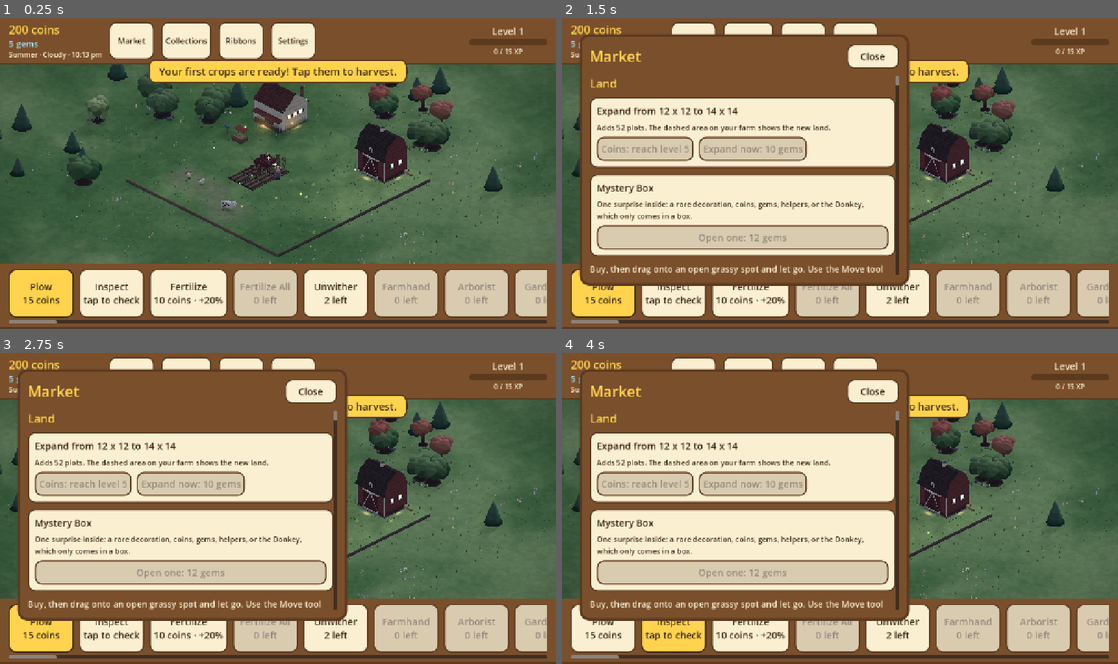
Above: before the commit, frames 1-4 (two rows, left to right).
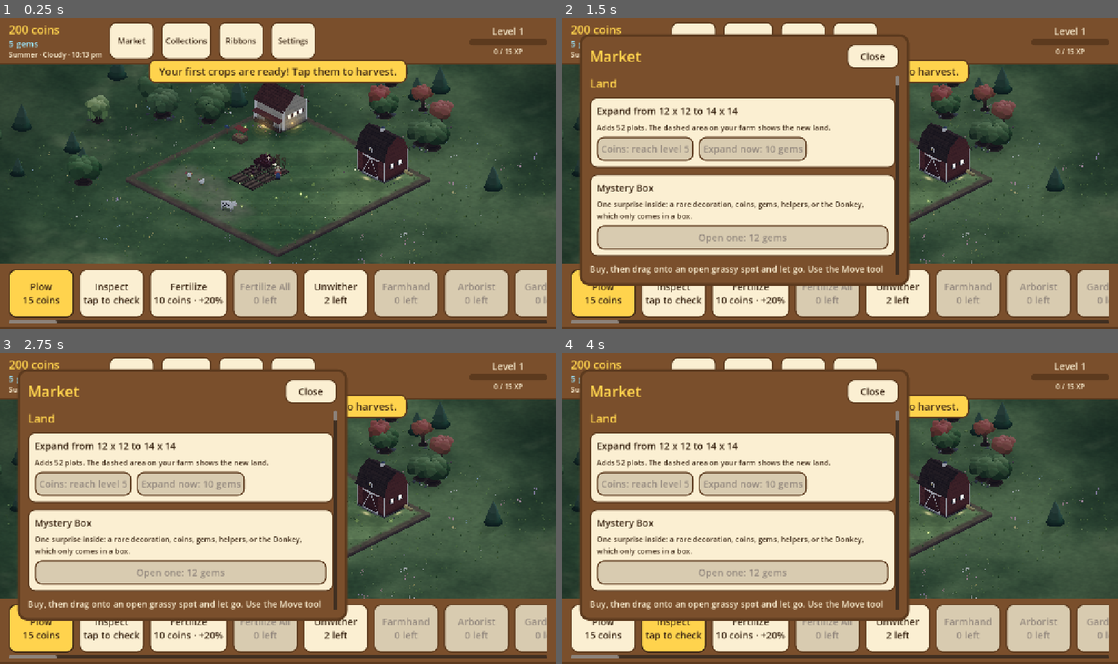
Above: after the commit, the same moments.

Repository: aniket-patra-1998/farm-game
Game: Godot game, scene res://scenes/main.tscn
The game is run twice, just before and just after one commit, with the same random seed, the same clock (stepped at 60 frames per second) and the same inputs.
Inputs:
- Up to frame 1 (0.25 s): no input
- Up to frame 2 (1.5 s): click "Market" at 0.5 s; click "Collections" at 1.25 s
- Up to frame 3 (2.75 s): click "Ribbons" at 2 s
- Up to frame 4 (4 s): click "Plow 15 coins" at 2.75 s; click "Inspect tap to check" at 3.5 s

The runs differ from the first frame. In frame 1, 22% of the frame differs, in the area x 0-100%, y 14-80%; in frame 2, 13%; in frame 3, 13%; in frame 4, 13%.

Commit message:
Land: deeper wild meadow, mown farm lawn with an earth edge, calmer saturation; plants get depth shading and a soft rim light
Co-Authored-By: Claude Sonnet 5.5 <noreply@anthropic.com>
Claude-Session: https://claude.ai/code/session_014fNSr1LTa4ZmUtF6K6voar

Diff:
--- a/scripts/world3d/farm_3d.gd
+++ b/scripts/world3d/farm_3d.gd
@@ -168,7 +168,7 @@
 	# Shade is lit by the sky, but mostly warm-neutral bounce light off the grass and earth.
 	environment.ambient_light_color = Color(0.86, 0.88, 0.84).lerp(top, 0.25).lerp(Color(0.75, 0.78, 0.82), cover * 0.5)
 	environment.ambient_light_energy = lerpf(0.4, 0.34, dark) * (1.0 - dim * 0.4)
-	environment.adjustment_saturation = lerpf(1.22, 0.9, dark) * (1.0 - float(weather.get("desat", 0.0)))
+	environment.adjustment_saturation = lerpf(1.1, 0.9, dark) * (1.0 - float(weather.get("desat", 0.0)))
 	var fog := float(weather.get("fog", 0.0))
 	environment.fog_enabled = fog > 0.01
 	environment.fog_light_color = horizon.lerp(Color(0.85, 0.88, 0.9), 0.6)
--- a/scripts/world3d/ground_3d.gd
+++ b/scripts/world3d/ground_3d.gd
@@ -56,7 +56,9 @@
 	var meadow_grass := grass.duplicate() as ShaderMaterial
 	meadow_grass.set_shader_parameter("checker", 0.0)
 	meadow_grass.set_shader_parameter("dryness", 0.32)
-	meadow_grass.set_shader_parameter("grass_light", Color(0.52, 0.72, 0.30))
+	meadow_grass.set_shader_parameter("patchy", 0.5)
+	meadow_grass.set_shader_parameter("grass_light", Color(0.43, 0.60, 0.25))
+	meadow_grass.set_shader_parameter("grass_dark", Color(0.25, 0.41, 0.16))
 	_meadow = MeshInstance3D.new()
 	var plane := PlaneMesh.new()
 	_meadow.mesh = plane
@@ -97,6 +99,7 @@
 		_meadow.position = Vector3(n / 2.0, -SLAB, n / 2.0)
 		_meadow_tufts = PackedFloat32Array()
 		_scatter_flowers(n)  # flowers grow only off the farm, so only its size moves them
+	_grass[0].set_shader_parameter("farm_n", float(n))
 	_paint_shade(n)
 	_scatter_tufts(n)
 
--- a/shaders/crop3d.gdshader
+++ b/shaders/crop3d.gdshader
@@ -7,9 +7,11 @@
 global uniform float wind;  // the weather's wind, set once for everything (Farm3D)
 
 varying vec4 produce;
+varying float up;   // how far up the plant this point is, 0 at the soil
 
 void vertex() {
 	produce = INSTANCE_CUSTOM;
+	up = clamp(VERTEX.y / 0.35, 0.0, 1.0);
 	vec3 root = (MODEL_MATRIX * vec4(0.0, 0.0, 0.0, 1.0)).xyz;
 	float beat = TIME * 1.9 + root.x * 1.3 + root.z * 0.9;
 	float bend = VERTEX.y * VERTEX.y * 3.0 * (0.4 + wind);
@@ -21,7 +23,11 @@
 	vec3 leaf = COLOR.rgb;
 	vec3 fruit = produce.rgb * (0.55 + 0.6 * COLOR.r);
 	float is_produce = 1.0 - step(0.5, COLOR.a);
-	ALBEDO = mix(leaf, fruit, is_produce);
+	// Darker at the soil, sunlit at the tips: depth and form on a plant that is a few triangles.
+	float lit = mix(0.72, 1.12, up);
+	ALBEDO = mix(leaf, fruit, is_produce) * lit;
+	RIM = 0.1;
+	RIM_TINT = 0.9;
 	ROUGHNESS = mix(0.85, 0.45, is_produce);
 	SPECULAR = mix(0.1, 0.35, is_produce);
 	BACKLIGHT = vec3(0.2, 0.3, 0.08) * (1.0 - is_produce);
--- a/shaders/ground3d.gdshader
+++ b/shaders/ground3d.gdshader
@@ -4,11 +4,17 @@
 // farm (FarmVille's grid you could read without lines), and a sunlit warmth. All procedural, in world
 // space, so it never stretches or repeats visibly.
 
-uniform vec3 grass_light : source_color = vec3(0.56, 0.78, 0.30);
-uniform vec3 grass_dark : source_color = vec3(0.33, 0.58, 0.20);
+uniform vec3 grass_light : source_color = vec3(0.50, 0.70, 0.27);
+uniform vec3 grass_dark : source_color = vec3(0.28, 0.49, 0.18);
 uniform vec3 dry : source_color = vec3(0.74, 0.74, 0.38);
 uniform float checker = 0.035;  // how much alternate tiles differ; 0 for the meadow
 uniform float dryness = 0.18;   // how much straw-coloured grass shows through
+// The farm lawn (farm_n > 0, in tiles): mown in bands, with a lip of bare earth along its edge, so the farm
+// reads as a place cut out of the countryside.
+uniform float farm_n = 0.0;
+uniform vec3 verge : source_color = vec3(0.50, 0.37, 0.22);
+uniform float mow = 0.09;       // how much alternate bands differ
+uniform float patchy = 0.0;     // the meadow: how strongly patches of lush and thin grass differ
 // What stands on the farm (Ground3D): R darkens the grass round things that block the sky, G wears it to
 // trodden straw and earth. shade_rect is the map's corner and size in tiles.
 uniform sampler2D shade_map : filter_linear, repeat_disable;
@@ -51,6 +57,13 @@
 	vec3 col = mix(grass_dark, grass_light, smoothstep(0.25, 0.75, broad));
 	col = mix(col, dry, dryness * smoothstep(0.55, 0.85, fbm(p * 0.37 + 11.0)));
 	col *= 0.92 + 0.16 * fine;
+	col *= 1.0 + patchy * (fbm(p * 0.09 + 31.0) - 0.5);
+	if (farm_n > 0.0) {
+		col *= 1.0 + mow * (step(0.5, fract((p.x + p.y) * 0.25)) - 0.5);
+		float d = min(min(p.x, p.y), min(farm_n - p.x, farm_n - p.y));
+		float lip = smoothstep(0.55, 0.2, d + (fine - 0.5) * 0.14);
+		col = mix(col, verge * (0.88 + 0.24 * fine), lip * 0.9);
+	}
 	float tile = mod(floor(p.x) + floor(p.y), 2.0);
 	col *= 1.0 + checker * (tile - 0.5);
 	vec2 suv = (p - shade_rect.xy) / shade_rect.zw;
--- a/shaders/paint3d.gdshader
+++ b/shaders/paint3d.gdshader
@@ -8,6 +8,7 @@
 uniform float specular = 0.1;
 uniform float ground_ao = 0.32;   // how dark a part gets where it touches the ground
 uniform float ao_reach = 0.22;    // and how far up the shade fades out (world units)
+uniform float rim = 0.1;          // a soft light edge on every painted part: the shape reads against what is behind
 uniform float sway = 0.0;         // bends in the wind by height above its foot (trees, scarecrows); 0: still
 global uniform float wind;        // the weather's wind, set once for everything (Farm3D)
 
@@ -33,4 +34,6 @@
 	ALBEDO = albedo * tint * ao;
 	ROUGHNESS = roughness;
 	SPECULAR = specular;
+	RIM = rim;
+	RIM_TINT = 0.9;
 }
